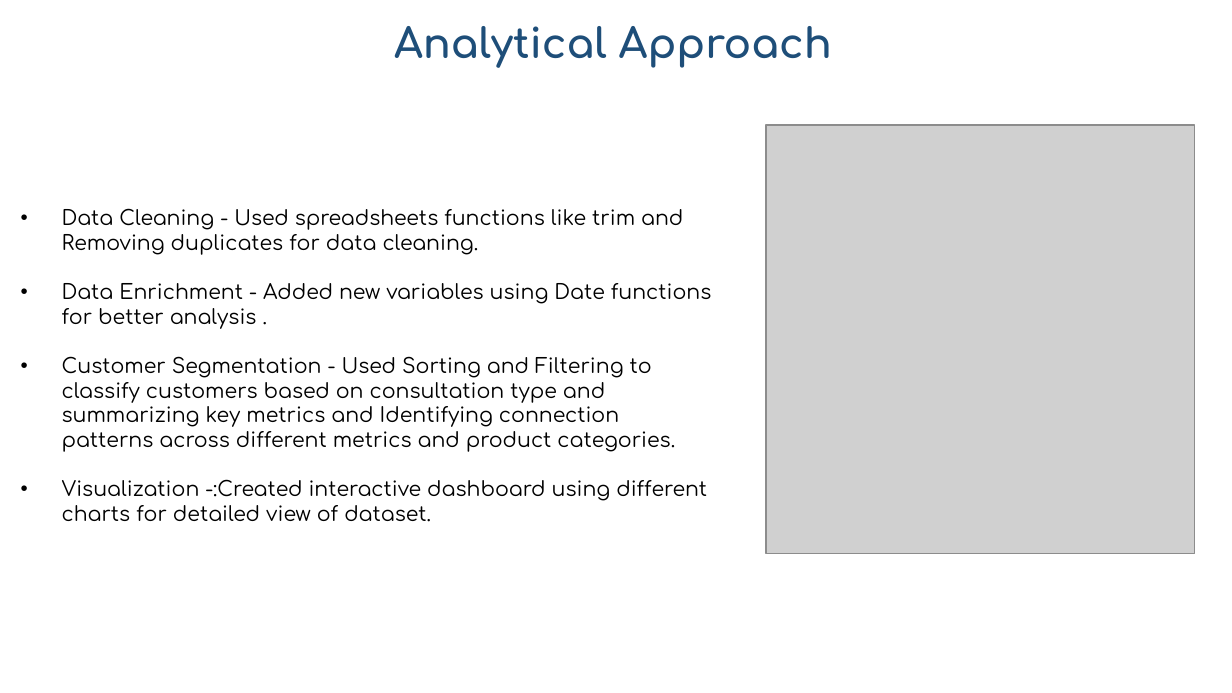
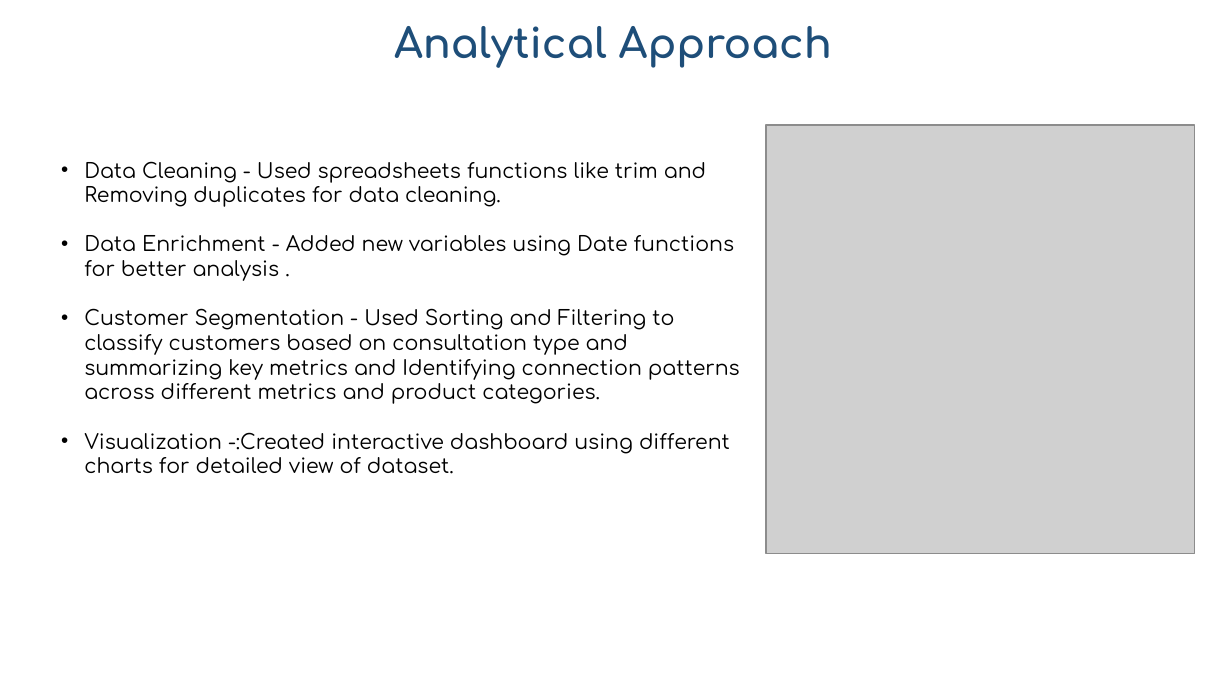
Before and after one commit to vikas9074122983/AstroSage_analysis_excel_dashboard_project, a slide deck: slide 6 of Atrosage_analysis_Vikas.pptx. Drawn at 1232x693 pixels with LibreOffice and Linux fonts; fonts in the diff are those of the drawing; grey boxes stand for pictures. Boxes give left, top, right and bottom in pixels: in the first picture for what was removed or moved away, otherwise in the second. Text is boxed around its words. In the diff, an @@ line names an element or a change of style, - is before the commit and + after.

```diff
--- a/Atrosage_analysis_Vikas.pptx
+++ b/Atrosage_analysis_Vikas.pptx
@@ title "Data Cleaning - Used spreadsheets ...": place and size @@
-title "Data Cleaning - Used spreadsheets ..." at [62, 208, 711, 522]
+title "Data Cleaning - Used spreadsheets ..." at [84, 161, 740, 474]
@@ title "Data Cleaning - Used spreadsheets ..." at [84, 161, 740, 474]: indent changed @@
```
Also in this commit, not shown: 3 other slides changed, 1 slide added, 1 slide removed, 1 other file.
